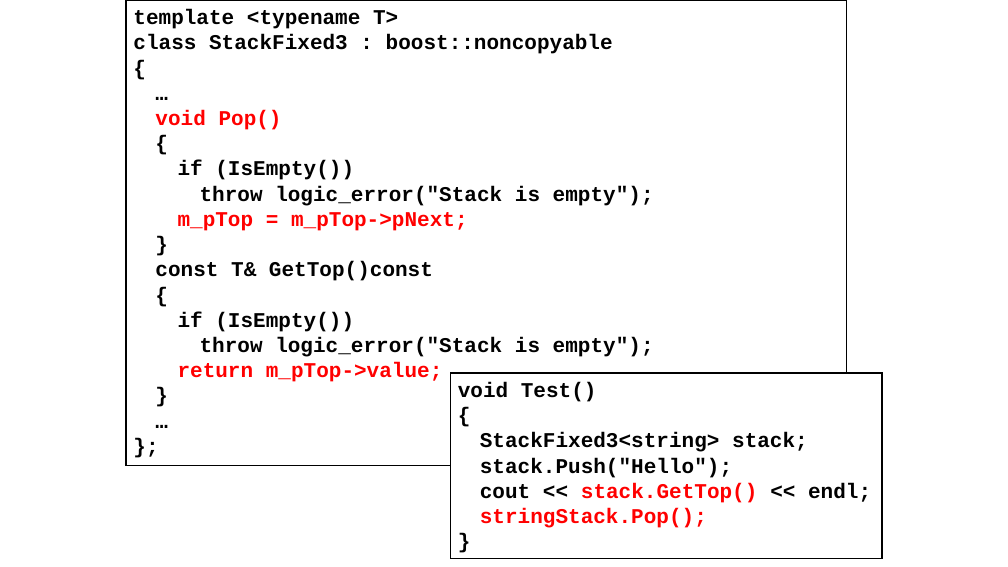
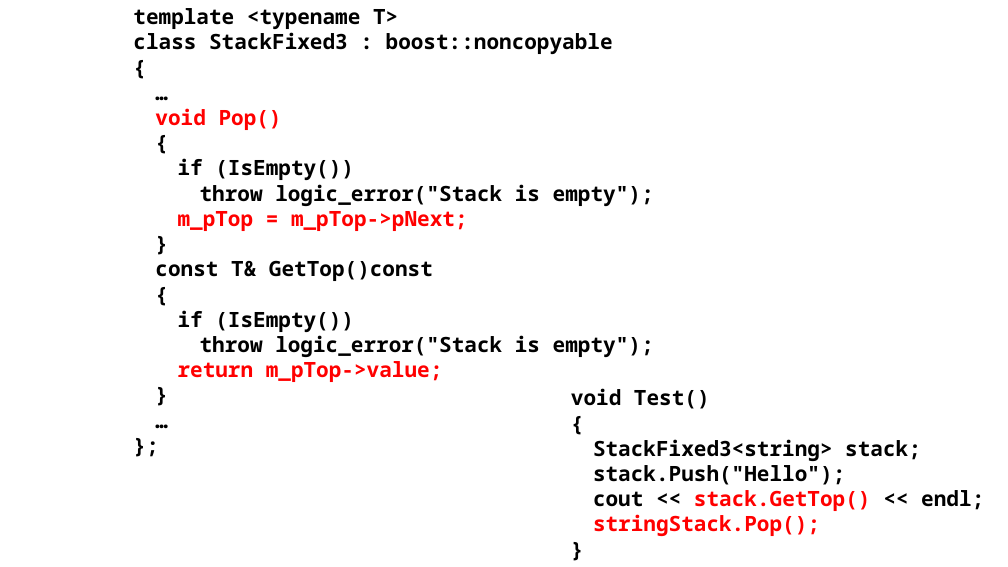
Before and after one commit to alexey-malov/oop, a slide deck: slide 76 of lectures/05/Обработка ошибок и исключительных ситуаций.pptx. Drawn at 1008x567 pixels with LibreOffice and Linux fonts; fonts in the diff are those of the drawing. Boxes give left, top, right and bottom in pixels: in the first picture for what was removed or moved away, otherwise in the second. Text is boxed around its words. In the diff, an @@ line names an element or a change of style, - is before the commit and + after.

```diff
--- a/lectures/05/Обработка ошибок и исключительных ситуаций.pptx
+++ b/lectures/05/Обработка ошибок и исключительных ситуаций.pptx
@@ text "template <typename T>": place and size @@
-text "template <typename T>" at (126, 0, 847, 466)
+text "template <typename T>" at (133, 8, 654, 382)
@@ text "template <typename T>" at (133, 8, 654, 382): font Courier New to Noto Sans Mono; outline #000000 1.5 pt to none @@
@@ text "void Test()" at (571, 388, 984, 536): font Courier New to Noto Sans Mono; outline #000000 1.5 pt to none @@
@@ text "void Test()": place and size @@
-text "void Test()" at (451, 373, 882, 559)
+text "void Test()" at (571, 388, 984, 536)
```
Also in this commit, not shown: 27 other slides changed.
